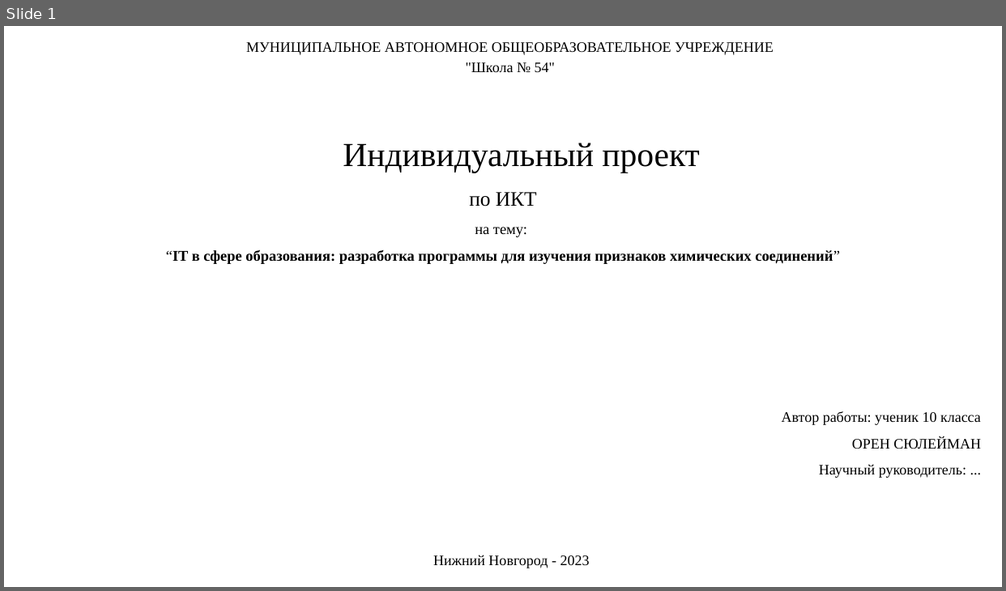
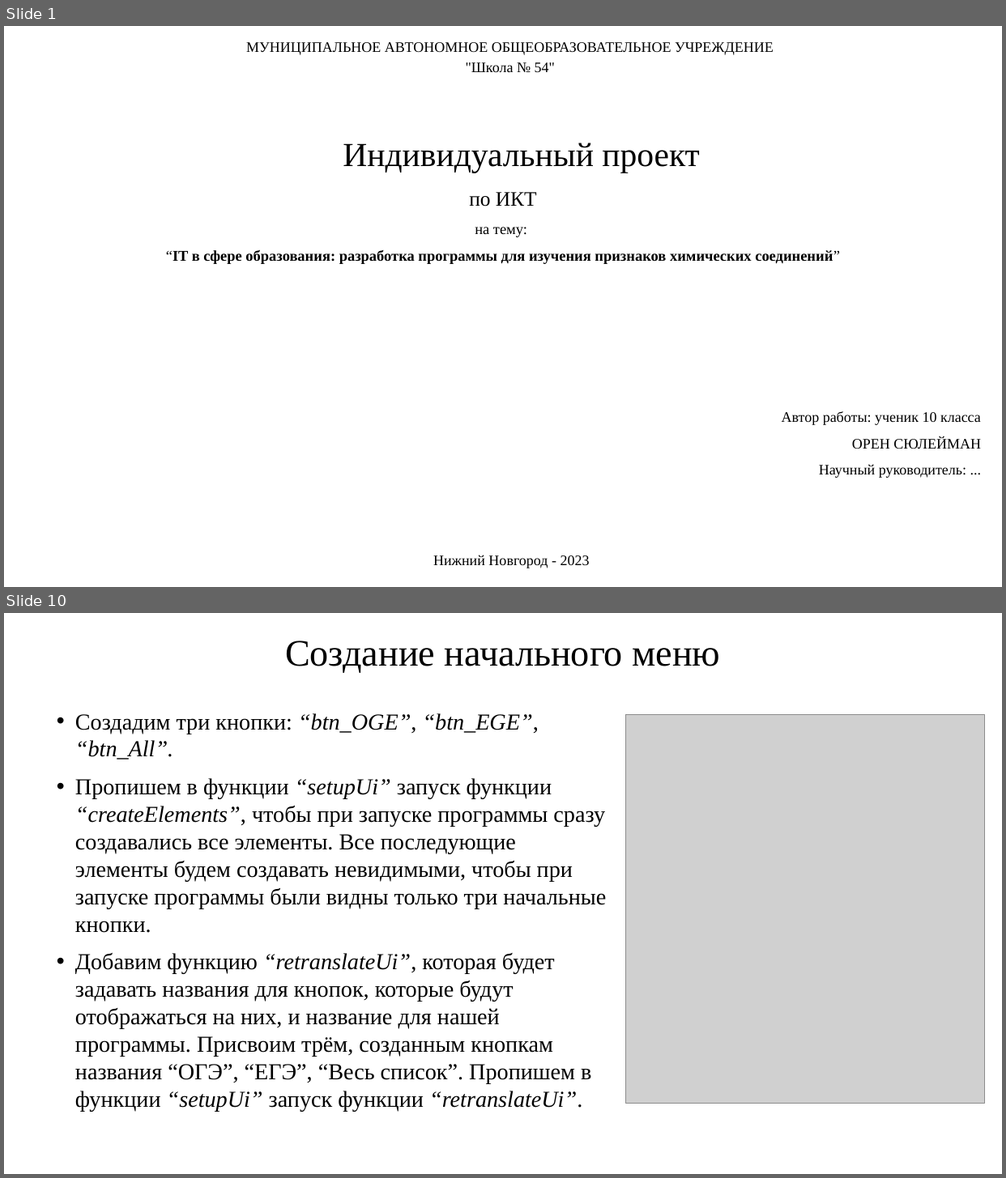
Before and after one commit to Sulik002/Study-docs, a slide deck: books/Презентация для индивидуального проекта по ИКТ. Орен Сюлейман.pptx. Shown one above the other, each under a label of ours: slide 1 before the commit, slides 1 and 10 after it; the slides between them are not shown. The pictures are 1006x591 and 1006x1178 pixels, drawn with LibreOffice and Linux fonts; fonts in the diff are those of the drawing; grey boxes stand for pictures. Boxes give left, top, right and bottom in pixels: in the first picture for what was removed or moved away, otherwise in the second. Text is boxed around its words. In the diff, an @@ line names an element or a change of style, - is before the commit and + after.

```diff
--- a/books/Презентация для индивидуального проекта по ИКТ. Орен Сюлейман.pptx
+++ b/books/Презентация для индивидуального проекта по ИКТ. Орен Сюлейман.pptx
@@ slide 10 added at (x1=4, y1=613, x2=1002, y2=1174), background #FFFFFF @@
@@ title added at (x1=285, y1=641, x2=721, y2=673), 36 pt, text #000000 @@
+Создание начального меню
@@ text added at (x1=75, y1=713, x2=606, y2=1111), 22 pt, text #000000 @@
+• Создадим три кнопки: “btn_OGE”, “btn_EGE”, “btn_All”.
+• Пропишем в функции “setupUi” запуск функции “createElements”, чтобы при запуске программы сразу создавались все элементы. Все последующие элементы будем создавать невидимыми, чтобы при запуске программы были видны только три начальные кнопки.
+• Добавим функцию “retranslateUi”, которая будет задавать названия для кнопок, которые будут отображаться на них, и название для нашей программы. Присвоим трём, созданным кнопкам названия “ОГЭ”, “ЕГЭ”, “Весь список”. Пропишем в функции “setupUi” запуск функции “retranslateUi”.
@@ picture added at (x1=626, y1=715, x2=985, y2=1104) @@
```
Also in this commit, not shown: 5 slides changed, 9 other slides added, 2 slides removed, 40 other files.
